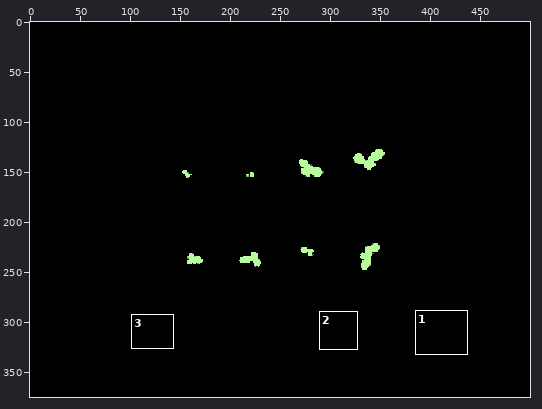
A sprite sheet gets an edit: test/Annotations/video1/00000.png. The first picture is a wide view before the edit; the outline marks the close-up.
Close-up. Before the edit:
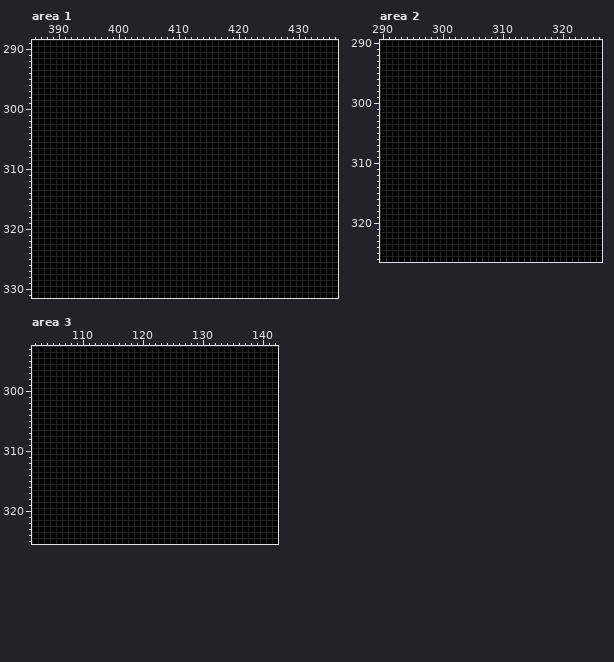
The file is 500x375 pixels. Colours within 5 levels of each other are drawn and written as one. Shown: area 1: x 386..436, y 289..331; area 2: x 290..326, y 290..326; area 3: x 102..142, y 293..325. The commit also changed other parts of the picture, which this record leaves out.
New version:
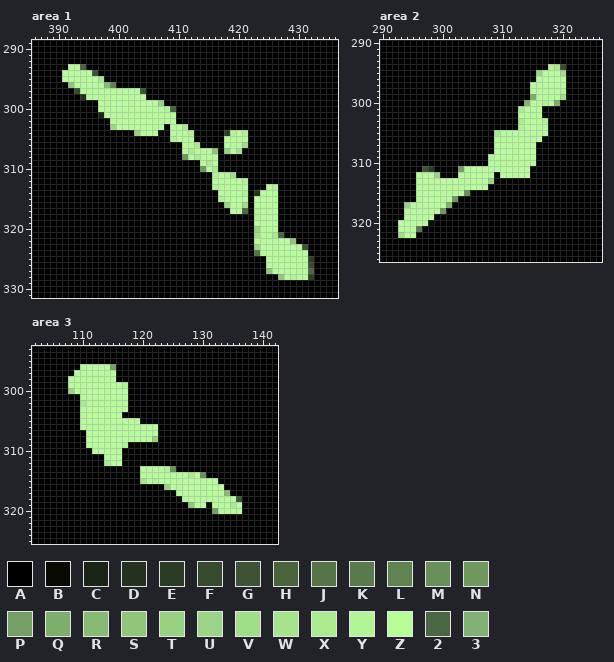
Palette (. is transparent): A #000000  B #0a0a05  C #1b2516  D #23311e  E #2b3c24  F #364a2d  G #3c5433  H #49643d  J #557549  K #597b4b  L #5f8350  M #699059  N #6f985d  P #74a163  Q #7eae6c  R #87ba72  S #8fc679  T #98d180  U #9cd487  V #a1de88  W #a6e48c  X #aaeb90  Y #b1f496  Z #b7fc9b  2 #4b6643  3 #81b274
From old to new:
Changed rows in their new state; - is an unchanged pixel.
Area 1:
first column x 391:
293 -ZZH--------------------------------------
294 ZZZZZG------------------------------------
295 ZZZZZZX-----------------------------------
296 -SZZZZZRL---------------------------------
297 --FZZZZZZZZZZG----------------------------
298 ---DZZZZZZZZZZ----------------------------
299 ------ZZZZZZZZZZT-------------------------
300 ------ZZZZZZZZZZZYH-----------------------
301 ------CZZZZZZZZZZZZ-----------------------
302 --------ZZZZZZZZZZZ-----------------------
303 --------UZZZZZZZZ-ZZX---------------------
304 ------------TZZZ--ZZZY-----EYZY-----------
305 ------------------YZZZ-----ZZZZ-----------
306 --------------------ZZX----ZZZV-----------
307 --------------------ZXZZZS-TZW------------
308 --------------------NZXZZZ----------------
309 -----------------------ZXZ----------------
310 -----------------------NZX----------------
311 -------------------------YZYV-------------
312 -------------------------ZZZZZY-----------
313 -------------------------YZZZZZ---ZY------
314 --------------------------ZZZZY-DZZZ------
315 --------------------------YZZZZ-ZZZZ------
316 ---------------------------UZZV-ZZZZ------
317 ----------------------------ZZ2-YZZZ------
318 --------------------------------YZZZ------
319 --------------------------------ZZZZ------
320 --------------------------------UZZZ------
321 --------------------------------VZZX2-----
322 --------------------------------ZZZZZZS---
323 --------------------------------UZZZZZZZG-
324 --------------------------------JZZZZZZZZ-
325 ----------------------------------ZZZZZZZE
326 ----------------------------------ZZZZZZZF
327 ----------------------------------SZZZZZZ2
328 ------------------------------------SZYZZE
Area 2:
first column x 293:
294 -------------------------YXF
295 -----------------------UZZZV
296 -----------------------ZZZZZ
297 ----------------------ZZZZZZ
298 ----------------------ZZZZZY
299 ----------------------QZZZZV
300 ---------------------3ZZYZQ-
301 --------------------XZZZ----
302 --------------------ZZZZ----
303 --------------------XZZZY---
304 --------------------YZZZZ---
305 ----------------XZZZZZZZZ---
306 ----------------ZZZZZZZZ----
307 ----------------ZZZZZZZ-----
308 ----------------ZZZZZZZ-----
309 ---------------YZZZZZZZ-----
310 ---------------ZZZZZZZZ-----
311 ----GE----PZZZZZZZZZZZ------
312 ---ZZZU---ZZZZZZ-ZZZZZ------
313 ---ZZZZZZZZZZZZU------------
314 ---ZZZZZZZZZZZZ-------------
315 ---ZZZZZZZZM----------------
316 ---ZZZZZZN------------------
317 -TZZZZZZ3-------------------
318 -ZZZZZZN--------------------
319 -ZZZZZ----------------------
320 ZZZZZB----------------------
321 ZZZK------------------------
322 VZZ-------------------------
Area 3:
first column x 108:
296 --ZZZZZP---------------------
297 -ZZZZZZZ---------------------
298 ZZZZZZZZ---------------------
299 ZZZZZZZZZY-------------------
300 UZZZZZZZZZ-------------------
301 --ZZZZZZZZ-------------------
302 --XZZZZZZZ-------------------
303 --ZZZZZZZZ-------------------
304 --ZZZZZZZ--------------------
305 --ZZZZZZZZZZ-----------------
306 --ZZZZZZZZZZZZZ--------------
307 ---ZZZZZZZZZZZZ--------------
308 ---ZZZZZZZZZZZT--------------
309 ---ZZZZZZY-------------------
310 ----ZZZZZ--------------------
311 ------ZZZ--------------------
312 ------XZZ--------------------
313 ------------ZZZZYM-----------
314 ------------ZZZZZZZZXZM------
315 ------------WZYZZZZZZZZZZ----
316 ----------------TZZZZZZZZZ---
317 ------------------ZZZZZZZZR--
318 ------------------BZZZZZZZZZG
319 --------------------SZZ-ZZZXZ
320 ------------------------PZZZZ
321 ----------------------------B
